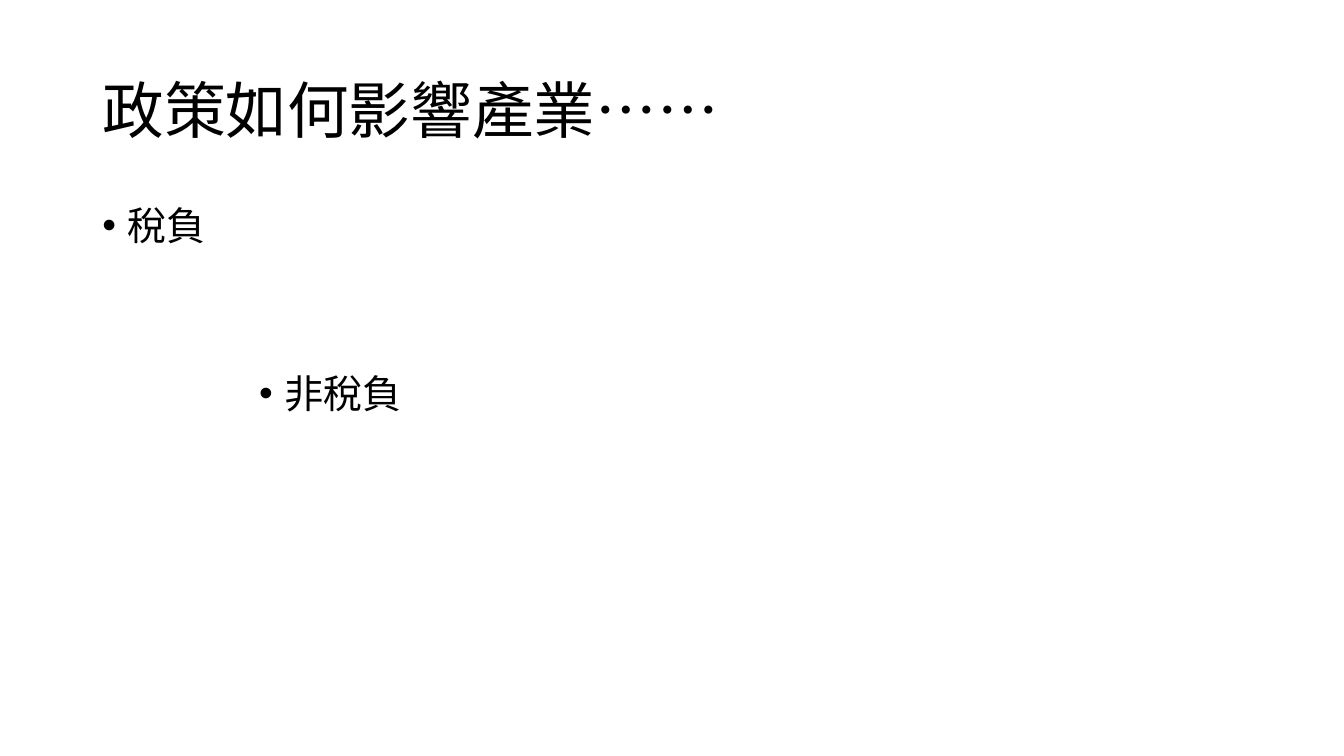
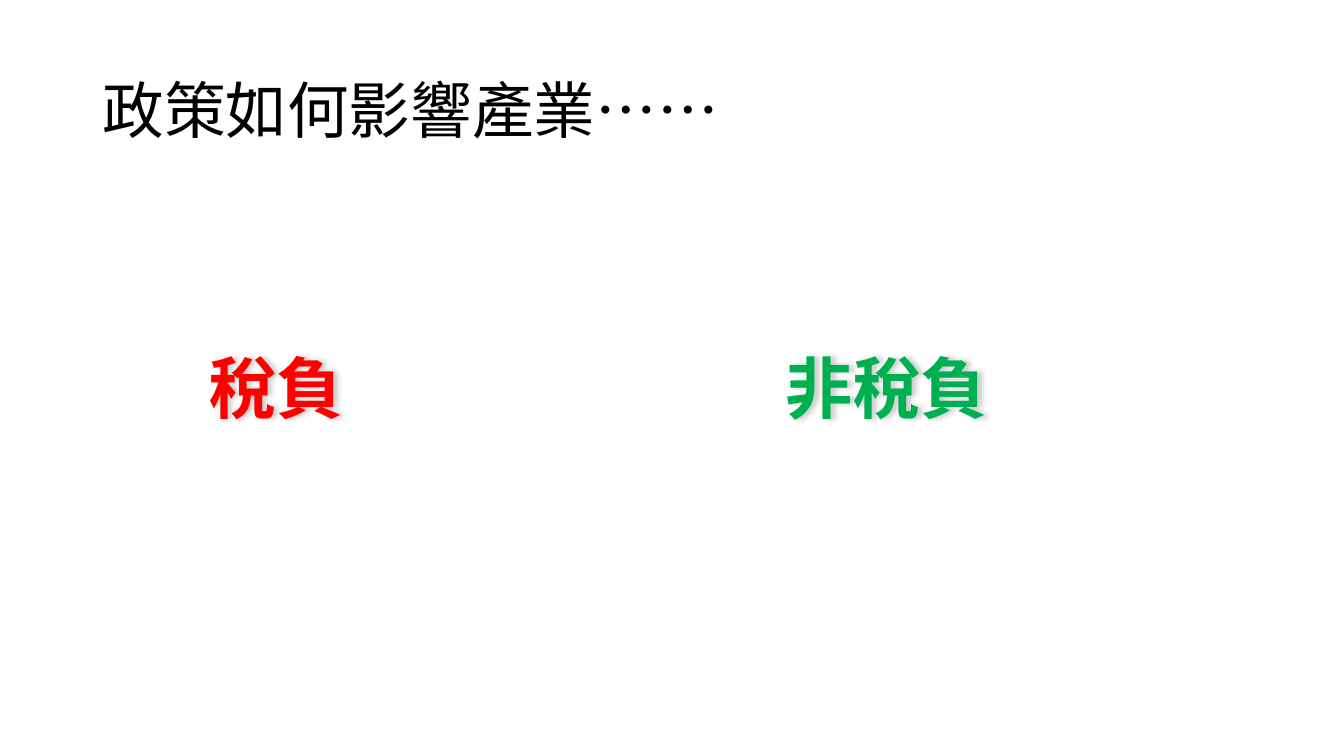
Before and after one commit to Jameswilson7788/school, a slide deck: slide 2 of 政府產業政策簡報.pptx. Drawn at 1344x756 pixels with LibreOffice and Linux fonts; fonts in the diff are those of the drawing. Boxes give left, top, right and bottom in pixels: in the first picture for what was removed or moved away, otherwise in the second. Text is boxed around its words. In the diff, an @@ line names an element or a change of style, - is before the commit and + after.

Commit message:
改進草稿 新增產業政策

```diff
--- a/政府產業政策簡報.pptx
+++ b/政府產業政策簡報.pptx
@@ text "稅負": place and size @@
-text "稅負" at [128, 207, 206, 244]
+text "稅負" at [209, 356, 343, 420]
@@ text "稅負" at [209, 356, 343, 420]: size 28 to 48 pt, font Calibri to Noto Sans CJK SC, text colour #000000 to #FF0000, bold on; bullet • to none @@
@@ text "非稅負": place and size @@
-text "非稅負" at [284, 375, 401, 412]
+text "非稅負" at [786, 356, 988, 420]
@@ text "非稅負" at [786, 356, 988, 420]: size 28 to 48 pt, font Calibri to Noto Sans CJK SC, text colour #000000 to #00B050, bold on; bullet • to none @@
```
Also in this commit, not shown: 1 other slide changed, 2 slides added.
